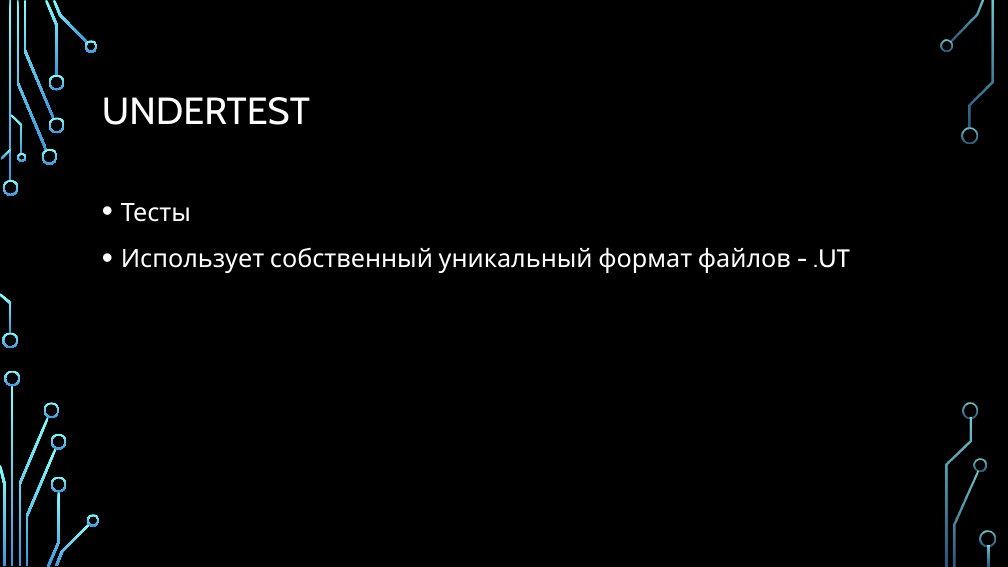
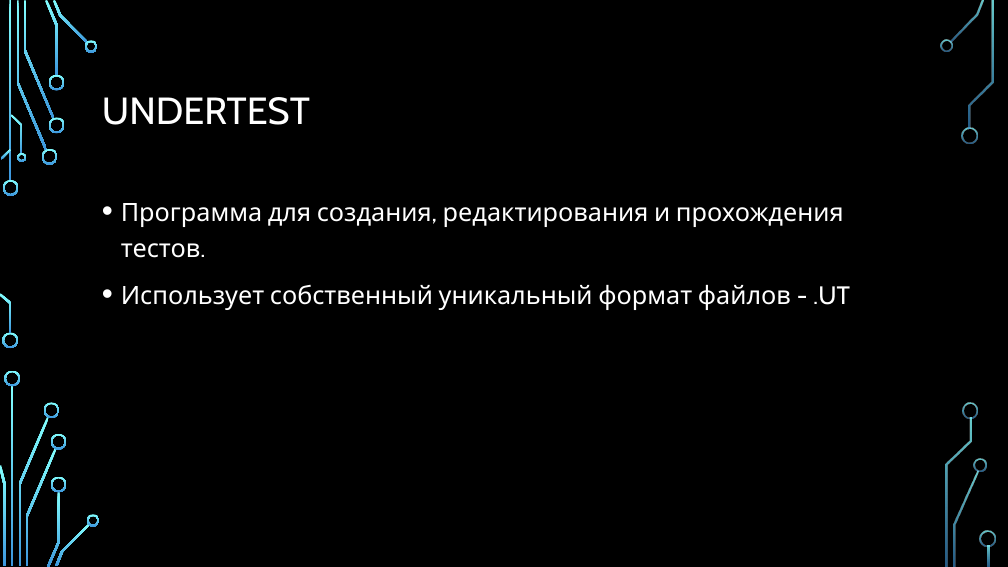
Before and after one commit to Akimeo/UnderTest, a slide deck: slide 4 of UnderBoX.pptx. Drawn at 1008x567 pixels with LibreOffice and Linux fonts; fonts in the diff are those of the drawing; background and template pictures are left out. Boxes give left, top, right and bottom in pixels: in the first picture for what was removed or moved away, otherwise in the second. Text is boxed around its words. In the diff, an @@ line names an element or a change of style, - is before the commit and + after.

```diff
--- a/UnderBoX.pptx
+++ b/UnderBoX.pptx
@@ text at box(121, 203, 844, 258): text changed @@
-• Тесты
+• Программа для создания, редактирования и прохождения тестов.
```
Also in this commit, not shown: 2 other slides changed, 1 slide added, 2 slides removed.
